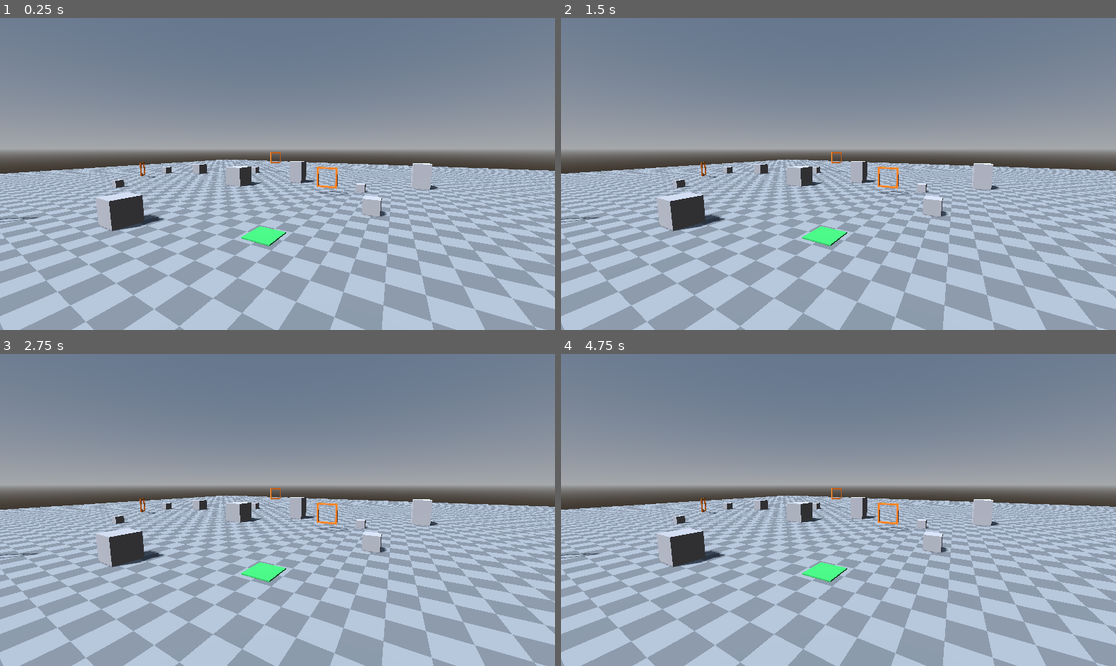
Above: before the commit, frames 1-4 (two rows, left to right).
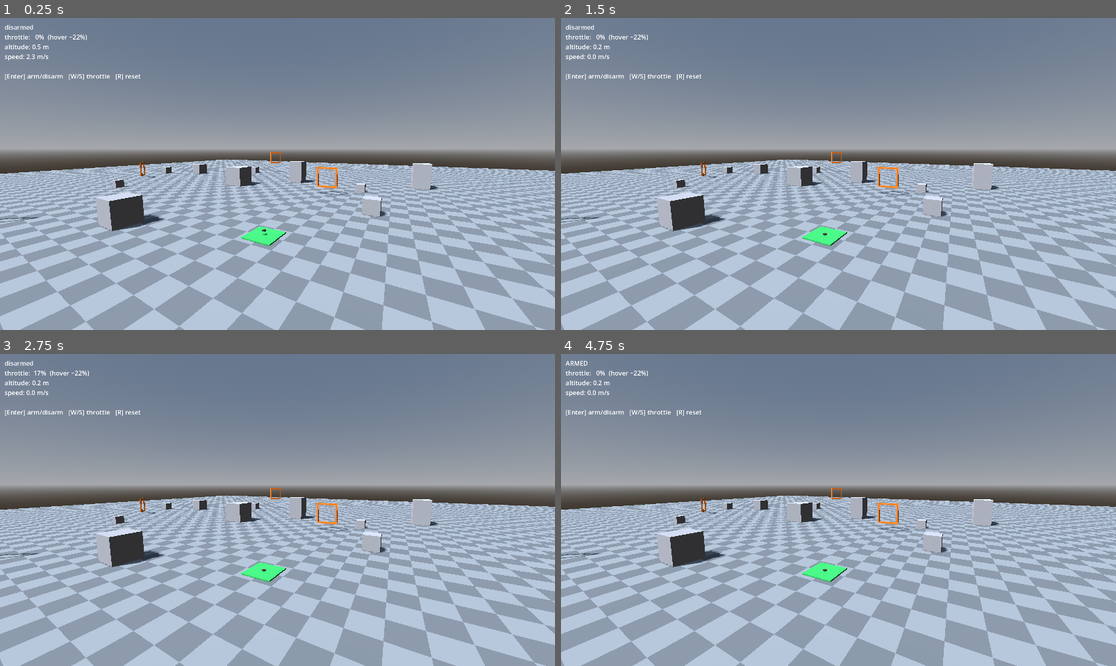
Above: after the commit, the same moments.

Repository: EhudVardi/QuadShot
Game: Godot game, scene res://scenes/main.tscn
The game is run twice, just before and just after one commit, with the same random seed, the same clock (stepped at 60 frames per second) and the same inputs.
Inputs:
- Up to frame 1 (0.25 s): no input
- Up to frame 2 (1.5 s): tap Enter at 0.5, 0.6 s; hold W 0.53-1.28 s; tap R at 0.8, 1.35 s; hold S from 1.28 s (still down)
- Up to frame 3 (2.75 s): tap Enter at 1.55, 2.1 s; tap Space at 2 s; release S at 2.03 s; hold W from 2.03 s (still down); tap R at 2.3 s
- Up to frame 4 (4.75 s): tap R at 2.85, 3.8, 4.35 s; tap Enter at 3.05, 3.5, 3.6, 4.55 s; release W at 3.53 s; hold S from 3.53 s (still down); tap Space at 4.25 s

The runs differ from the first frame. In frame 1, 0.4% of the frame differs, in the area x 0-49%, y 2-70%; in frame 2, 0.4%; in frame 3, 0.4%; in frame 4, 0.4%.

Commit message:
Phase 1: drone lifts off on collective throttle
RigidBody3D (0.65 kg, box collider, Godot-computed inertia) with four
motors thrusting along body +Y at arm offsets via apply_force, so
differential outputs will produce torque for free in Phase 2. Motor
lag is an exact first-order discretization (tick-rate independent);
disarm kills outputs instantly, bypassing the lag. Drag and angular
damping are explicit config-driven forces - built-in damping is set
to Replace/0 so the overlay owns every aero knob.

Temporary until Phase 2/3 (clearly marked): keyboard input
(Enter arm, W/S throttle, R reset) and a minimal HUD label showing
armed state, throttle vs hover percent, altitude, speed.

Diff:
--- /dev/null
+++ b/scenes/drone/drone.tscn
@@ -0,0 +1,63 @@
+[gd_scene load_steps=9 format=3]
+
+[ext_resource type="Script" path="res://scripts/drone/flight_controller.gd" id="1_fc"]
+[ext_resource type="Script" path="res://scripts/drone/motor_model.gd" id="2_mm"]
+[ext_resource type="Resource" path="res://resources/default_flight_config.tres" id="3_cfg"]
+
+[sub_resource type="BoxShape3D" id="shape_frame"]
+size = Vector3(0.28, 0.08, 0.28)
+
+[sub_resource type="StandardMaterial3D" id="mat_frame"]
+albedo_color = Color(0.15, 0.15, 0.17, 1)
+
+[sub_resource type="StandardMaterial3D" id="mat_front"]
+albedo_color = Color(0.85, 0.1, 0.1, 1)
+
+[sub_resource type="BoxMesh" id="mesh_frame"]
+material = SubResource("mat_frame")
+size = Vector3(0.28, 0.08, 0.28)
+
+[sub_resource type="BoxMesh" id="mesh_motor"]
+size = Vector3(0.05, 0.025, 0.05)
+
+[node name="Drone" type="RigidBody3D"]
+mass = 0.65
+can_sleep = false
+linear_damp_mode = 1
+angular_damp_mode = 1
+script = ExtResource("1_fc")
+config = ExtResource("3_cfg")
+
+[node name="MotorModel" type="Node" parent="."]
+script = ExtResource("2_mm")
+
+[node name="Collision" type="CollisionShape3D" parent="."]
+shape = SubResource("shape_frame")
+
+[node name="Body" type="MeshInstance3D" parent="."]
+mesh = SubResource("mesh_frame")
+
+[node name="NoseMarker" type="MeshInstance3D" parent="."]
+transform = Transform3D(1, 0, 0, 0, 1, 0, 0, 0, 1, 0, 0.05, -0.11)
+mesh = SubResource("mesh_motor")
+material_override = SubResource("mat_front")
+
+[node name="MotorFL" type="MeshInstance3D" parent="."]
+transform = Transform3D(1, 0, 0, 0, 1, 0, 0, 0, 1, -0.12, 0.0525, -0.12)
+mesh = SubResource("mesh_motor")
+material_override = SubResource("mat_front")
+
+[node name="MotorFR" type="MeshInstance3D" parent="."]
+transform = Transform3D(1, 0, 0, 0, 1, 0, 0, 0, 1, 0.12, 0.0525, -0.12)
+mesh = SubResource("mesh_motor")
+material_override = SubResource("mat_front")
+
+[node name="MotorBL" type="MeshInstance3D" parent="."]
+transform = Transform3D(1, 0, 0, 0, 1, 0, 0, 0, 1, -0.12, 0.0525, 0.12)
+mesh = SubResource("mesh_motor")
+material_override = SubResource("mat_frame")
+
+[node name="MotorBR" type="MeshInstance3D" parent="."]
+transform = Transform3D(1, 0, 0, 0, 1, 0, 0, 0, 1, 0.12, 0.0525, 0.12)
+mesh = SubResource("mesh_motor")
+material_override = SubResource("mat_frame")
--- a/scenes/main.tscn
+++ b/scenes/main.tscn
@@ -1,10 +1,26 @@
-[gd_scene load_steps=2 format=3]
+[gd_scene load_steps=4 format=3]
 
 [ext_resource type="PackedScene" path="res://scenes/environment/greybox.tscn" id="1_greybox"]
+[ext_resource type="PackedScene" path="res://scenes/drone/drone.tscn" id="2_drone"]
+[ext_resource type="Script" path="res://scripts/ui/temp_hud.gd" id="3_hud"]
 
 [node name="Main" type="Node3D"]
 
 [node name="Greybox" parent="." instance=ExtResource("1_greybox")]
 
+[node name="Drone" parent="." instance=ExtResource("2_drone")]
+transform = Transform3D(1, 0, 0, 0, 1, 0, 0, 0, 1, 0, 0.8, 0)
+
 [node name="DebugCamera" type="Camera3D" parent="."]
 transform = Transform3D(0.8682, -0.0611, 0.4924, 0, 0.9924, 0.1231, -0.4961, -0.1069, 0.8617, 10, 8, 15)
+
+[node name="TempHud" type="CanvasLayer" parent="." node_paths=PackedStringArray("drone")]
+script = ExtResource("3_hud")
+drone = NodePath("../Drone")
+
+[node name="StatusLabel" type="Label" parent="TempHud"]
+offset_left = 16.0
+offset_top = 16.0
+offset_right = 500.0
+offset_bottom = 200.0
+theme_override_font_sizes/font_size = 22
--- /dev/null
+++ b/scripts/drone/flight_controller.gd
@@ -0,0 +1,111 @@
+class_name FlightController
+extends RigidBody3D
+
+## Phase 1 scope: arm/disarm, raw collective throttle to all four motors,
+## explicit quadratic drag and angular damping. The rate controller, mixer,
+## and gamepad pipeline arrive in Phase 2.
+
+@export var config: FlightConfig
+
+@onready var _motors: MotorModel = $MotorModel
+
+var armed: bool = false
+## Raw collective throttle [0, 1], fed equally to all motors in Phase 1.
+var collective: float = 0.0
+
+var _spawn_transform: Transform3D
+var _gravity: float = ProjectSettings.get_setting("physics/3d/default_gravity")
+
+
+func _ready() -> void:
+	mass = config.mass
+	_spawn_transform = global_transform
+
+
+func _physics_process(delta: float) -> void:
+	_read_temp_keyboard_throttle(delta)
+	if armed:
+		_motors.set_all_commands(collective)
+	else:
+		_motors.force_stop()
+	_motors.step(delta, config)
+	_motors.apply_thrust(self, config, _gravity)
+	_apply_aerodynamics()
+
+
+func arm() -> bool:
+	if armed:
+		return true
+	if collective >= config.arm_throttle_threshold:
+		print("[drone] arm refused: throttle %.0f%% is above the %.0f%% threshold"
+				% [collective * 100.0, config.arm_throttle_threshold * 100.0])
+		return false
+	armed = true
+	print("[drone] ARMED")
+	return true
+
+
+func disarm() -> void:
+	armed = false
+	_motors.force_stop()
+	print("[drone] disarmed")
+
+
+func reset_to_spawn() -> void:
+	disarm()
+	collective = 0.0
+	global_transform = _spawn_transform
+	linear_velocity = Vector3.ZERO
+	angular_velocity = Vector3.ZERO
+	print("[drone] reset to spawn")
+
+
+## Throttle fraction at which total thrust equals weight. With the linear
+## thrust model this is exactly 1/TWR; computed honestly so it stays correct
+## if the thrust model gains a curve later.
+func hover_throttle() -> float:
+	return config.mass * _gravity / _motors.max_total_thrust(config, _gravity)
+
+
+## Test/setup hook: skip motor spool-up (see scripts/tests/hover_check.gd).
+func prime_motors(value: float) -> void:
+	_motors.prime(value)
+
+
+func _apply_aerodynamics() -> void:
+	# Explicit, config-driven — the body's built-in damping is disabled
+	# (handoff §6.5) so everything the overlay can tune lives in our model.
+	apply_central_force(-config.drag_coefficient * linear_velocity.length() * linear_velocity)
+	apply_torque(-config.angular_damping * angular_velocity)
+
+
+# ---------------------------------------------------------------------------
+# TEMPORARY Phase 1 keyboard input — replaced by the gamepad input pipeline
+# (input_handler.gd) in Phase 2. Enter: arm/disarm. W/S: throttle. R: reset.
+# The rate constant below is temp code, exempt from the config rule; it dies
+# with this block.
+# ---------------------------------------------------------------------------
+const _TEMP_THROTTLE_RATE: float = 0.4
+
+
+func _unhandled_key_input(event: InputEvent) -> void:
+	var key: InputEventKey = event as InputEventKey
+	if key == null or not key.pressed or key.echo:
+		return
+	match key.keycode:
+		KEY_ENTER:
+			if armed:
+				disarm()
+			else:
+				arm()
+		KEY_R:
+			reset_to_spawn()
+
+
+func _read_temp_keyboard_throttle(delta: float) -> void:
+	var direction: float = 0.0
+	if Input.is_key_pressed(KEY_W):
+		direction += 1.0
+	if Input.is_key_pressed(KEY_S):
+		direction -= 1.0
+	collective = clampf(collective + direction * _TEMP_THROTTLE_RATE * delta, 0.0, 1.0)
--- /dev/null
+++ b/scripts/drone/motor_model.gd
@@ -0,0 +1,75 @@
+class_name MotorModel
+extends Node
+
+## Four motors in quad-X layout. Motor order everywhere: FL, FR, BL, BR.
+## Front is body -Z, left is body -X, thrust is along body +Y.
+## FL/BR spin one way, FR/BL the other — the sign only matters for yaw
+## reaction torque, which arrives with the rate controller in Phase 2.
+
+const MOTOR_COUNT: int = 4
+const SPIN_DIRECTIONS: Array[int] = [1, -1, -1, 1]
+const _X_SIGNS: Array[float] = [-1.0, 1.0, -1.0, 1.0]
+const _Z_SIGNS: Array[float] = [-1.0, -1.0, 1.0, 1.0]
+
+var _commands: PackedFloat32Array
+var _outputs: PackedFloat32Array
+
+
+func _init() -> void:
+	_commands.resize(MOTOR_COUNT)
+	_outputs.resize(MOTOR_COUNT)
+
+
+func set_command(index: int, value: float) -> void:
+	_commands[index] = clampf(value, 0.0, 1.0)
+
+
+func set_all_commands(value: float) -> void:
+	for i: int in MOTOR_COUNT:
+		set_command(i, value)
+
+
+## Disarm behavior: motors die instantly, bypassing the lag (handoff §6.6).
+func force_stop() -> void:
+	for i: int in MOTOR_COUNT:
+		_commands[i] = 0.0
+		_outputs[i] = 0.0
+
+
+## Jump the lag state straight to a value — for tests/setup, not flight.
+func prime(value: float) -> void:
+	for i: int in MOTOR_COUNT:
+		_commands[i] = value
+		_outputs[i] = value
+
+
+func output(index: int) -> float:
+	return _outputs[index]
+
+
+## First-order low-pass toward the commanded value. Exact discretization
+## (1 - e^(-dt/tau)) so behavior is identical at any physics tick rate.
+func step(delta: float, config: FlightConfig) -> void:
+	var alpha: float = 1.0
+	if config.motor_lag_tau > 0.0:
+		alpha = 1.0 - exp(-delta / config.motor_lag_tau)
+	for i: int in MOTOR_COUNT:
+		_outputs[i] += (_commands[i] - _outputs[i]) * alpha
+
+
+func max_total_thrust(config: FlightConfig, gravity: float) -> float:
+	return config.thrust_to_weight_ratio * config.mass * gravity
+
+
+func motor_position(index: int, config: FlightConfig) -> Vector3:
+	return Vector3(_X_SIGNS[index] * config.arm_length, 0.0, _Z_SIGNS[index] * config.arm_length)
+
+
+## Per-motor thrust along body +Y at the motor's mounting point, so
+## differential outputs naturally produce roll/pitch torque (handoff §6.2).
+func apply_thrust(body: RigidBody3D, config: FlightConfig, gravity: float) -> void:
+	var per_motor_max: float = max_total_thrust(config, gravity) / float(MOTOR_COUNT)
+	for i: int in MOTOR_COUNT:
+		var force: Vector3 = body.global_basis.y * (_outputs[i] * per_motor_max)
+		var position_offset: Vector3 = body.global_basis * motor_position(i, config)
+		body.apply_force(force, position_offset)
--- /dev/null
+++ b/scripts/ui/temp_hud.gd
@@ -0,0 +1,20 @@
+extends CanvasLayer
+
+## TEMPORARY Phase 1 status readout — replaced by the real debug overlay
+## (debug_overlay.tscn) in Phase 3. Exists so throttle/arm state is visible
+## while there is no other UI.
+
+@export var drone: FlightController
+
+@onready var _label: Label = $StatusLabel
+
+
+func _process(_delta: float) -> void:
+	var armed_text: String = "ARMED" if drone.armed else "disarmed"
+	_label.text = "%s\nthrottle: %3.0f%%  (hover ~%.0f%%)\naltitude: %.1f m\nspeed: %.1f m/s\n\n[Enter] arm/disarm   [W/S] throttle   [R] reset" % [
+		armed_text,
+		drone.collective * 100.0,
+		drone.hover_throttle() * 100.0,
+		drone.global_position.y,
+		drone.linear_velocity.length(),
+	]
Not shown, added: scripts/drone/flight_controller.gd.uid
Not shown, added: scripts/drone/motor_model.gd.uid
Not shown, added: scripts/ui/temp_hud.gd.uid
